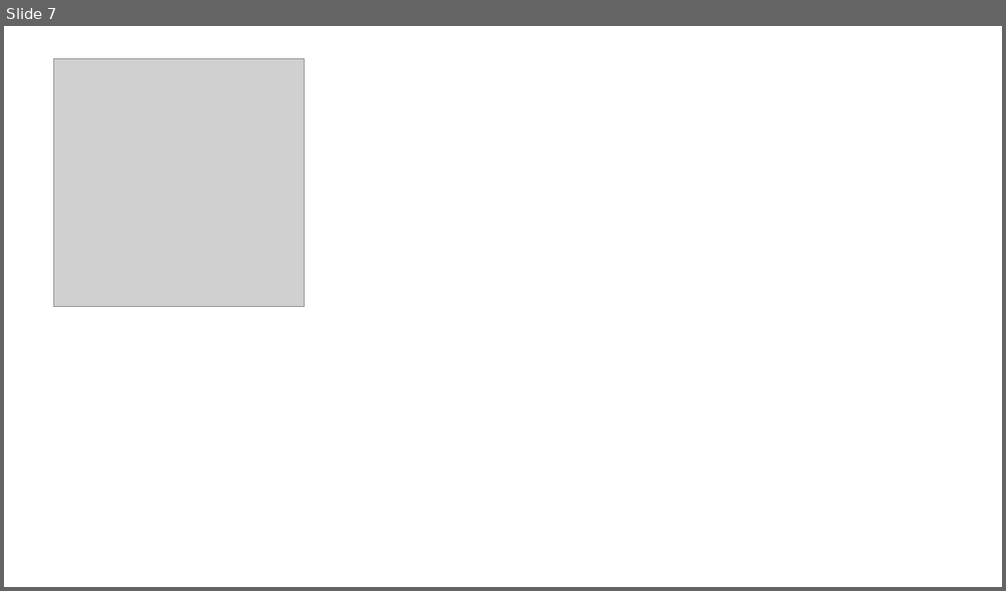
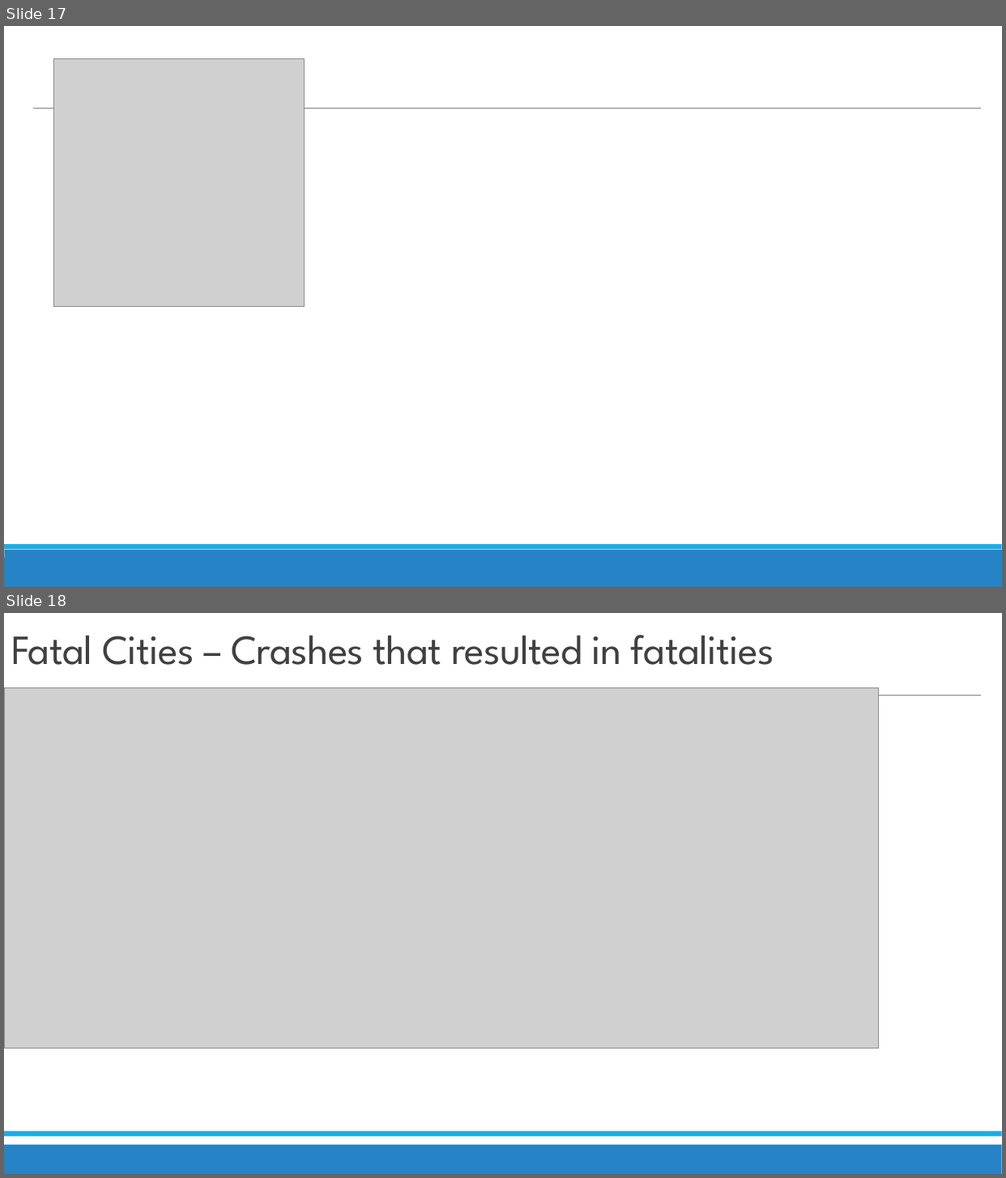
Before and after one commit to waghrayrashi/project-1, a slide deck: Project 1 - Group 2 - Statewide Bicycle Crash Analysis.pptx. Shown one above the other, each under a label of ours: slide 7 before the commit, slides 17 and 18 after it. The pictures are 1006x591 and 1006x1178 pixels, drawn with LibreOffice and Linux fonts; fonts in the diff are those of the drawing; grey boxes stand for pictures. Boxes give left, top, right and bottom in pixels: in the first picture for what was removed or moved away, otherwise in the second. Text is boxed around its words. In the diff, an @@ line names an element or a change of style, - is before the commit and + after.

Commit message:
heatmaps and fatality analysis added

```diff
--- a/Project 1 - Group 2 - Statewide Bicycle Crash Analysis.pptx
+++ b/Project 1 - Group 2 - Statewide Bicycle Crash Analysis.pptx
@@ slide 18 added at [4, 613, 1002, 1174], background #FFFFFF; not listed: 3 template elements that a slide beside it also shows @@
@@ title added at [11, 635, 774, 665], 40 pt, text #404040 @@
+Fatal Cities – Crashes that resulted in fatalities
@@ picture added at [4, 688, 879, 1049] @@
@@ what was slide 7 is now slide 17 @@
@@ slide 17 changed as well @@
@@ line added from (33, 109) to (981, 109), #808080 0.5 pt @@
@@ rectangle added at [4, 558, 1002, 587], fill #2683C6 @@
@@ rectangle added at [4, 550, 1002, 587], fill #2683C6 @@
@@ rectangle added at [4, 544, 1002, 550], fill #1CADE4 @@
```
Also in this commit, not shown: 5 other slides changed, 11 other slides added, 1 slide removed, 10 other files.
